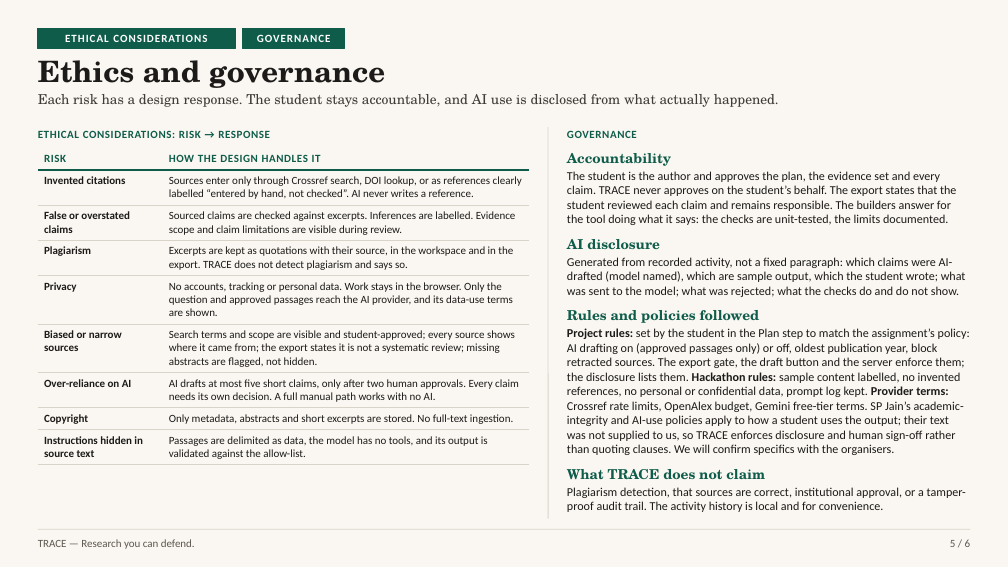
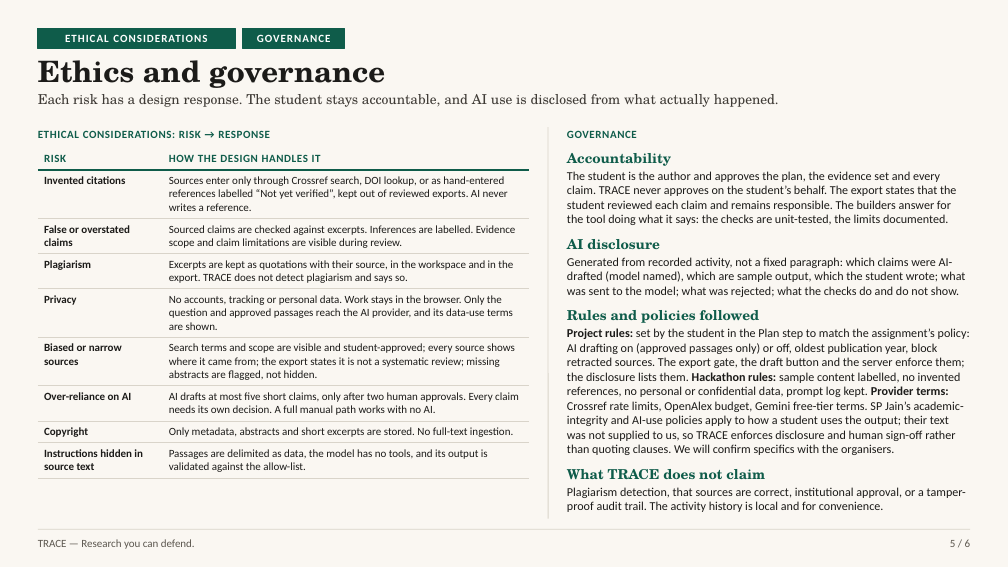
Before and after one commit to mercydeez/trace-hackathon, a slide deck: slide 5 of submissions/phase-1-deck.pptx. Drawn at 1008x567 pixels with LibreOffice and Linux fonts; fonts in the diff are those of the drawing. Boxes give left, top, right and bottom in pixels: in the first picture for what was removed or moved away, otherwise in the second. Text is boxed around its words. In the diff, an @@ line names an element or a change of style, - is before the commit and + after.

```diff
--- a/submissions/phase-1-deck.pptx
+++ b/submissions/phase-1-deck.pptx
@@ table at [38,148,529,476] @@
-row 2, column 2: Sources enter only through Crossref search, DOI lookup, or as references clearly labelled “entered by hand, not checked”. AI never writes a reference.
+row 2, column 2: Sources enter only through Crossref search, DOI lookup, or as hand-entered references labelled “Not yet verified”, kept out of reviewed exports. AI never writes a reference.
```
Also in this commit, not shown: 1 other slide changed, 9 other files.
